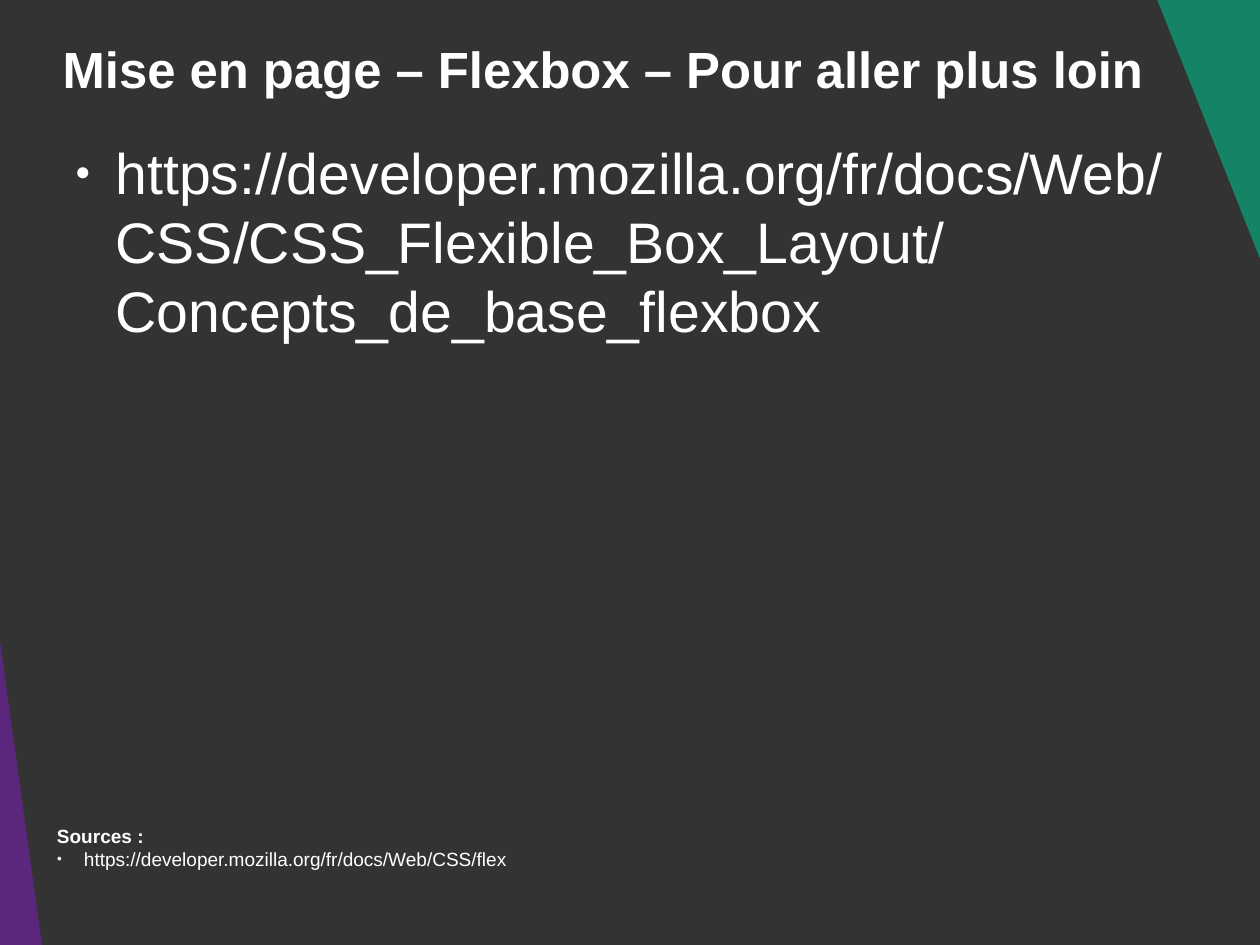
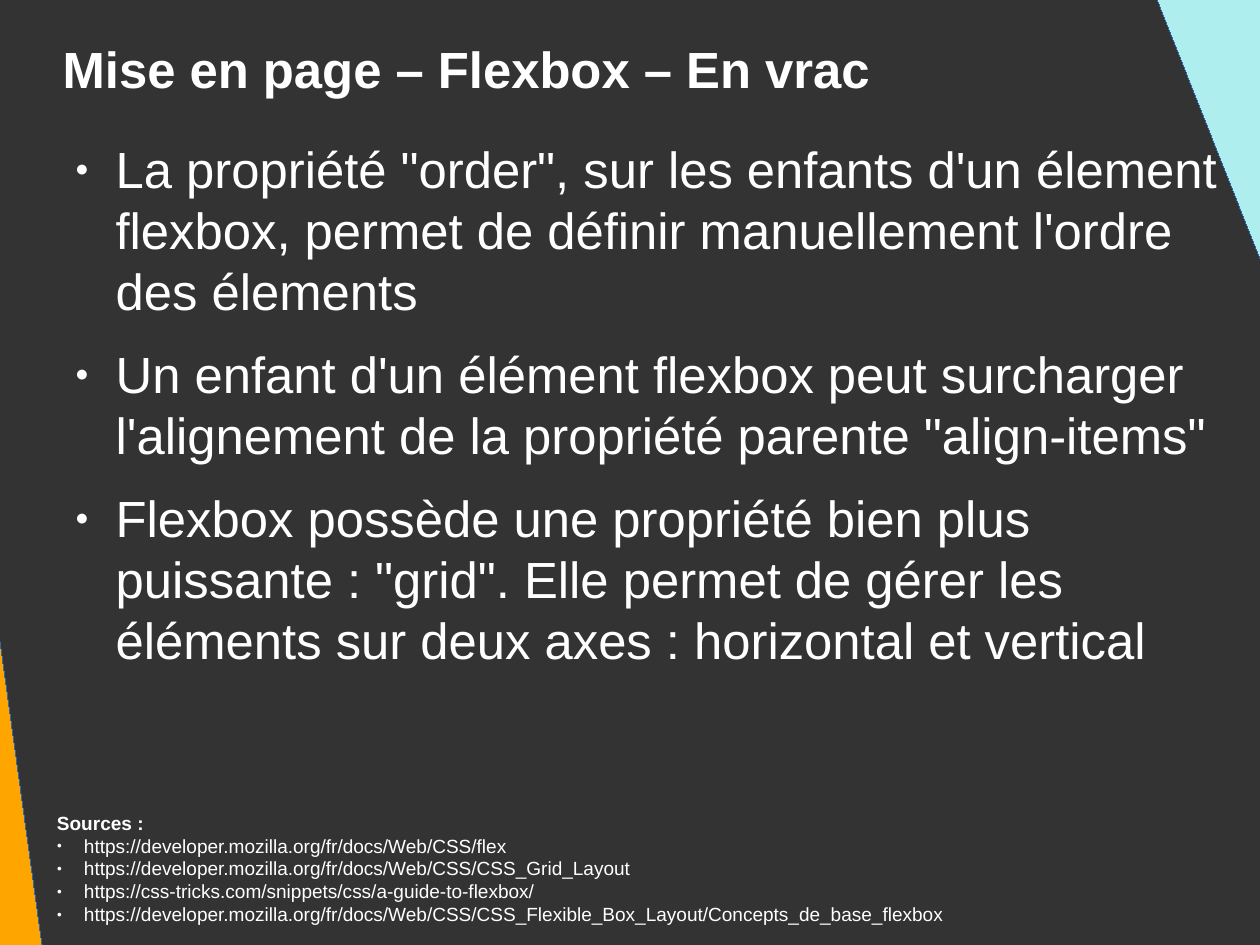
Before and after one commit to DanYellow/presentations, a slide deck: slide 115 of mmi/html/travaux-pratiques/numero-2/presentation.odp (slide 109 before the commit). Drawn at 1260x945 pixels with LibreOffice and Linux fonts; fonts in the diff are those of the drawing. Boxes give left, top, right and bottom in pixels: in the first picture for what was removed or moved away, otherwise in the second. Text is boxed around its words. In the diff, an @@ line names an element or a change of style, - is before the commit and + after.

```diff
--- a/mmi/html/travaux-pratiques/numero-2/presentation.odp
+++ b/mmi/html/travaux-pratiques/numero-2/presentation.odp
@@ right triangle at <box>1143,0,1260,453</box>: fill #158466 to #AFEEEE; outline none to #3465A4 0 pt @@
@@ title at <box>63,51,869,98</box>: text changed @@
-Mise en page – Flexbox – Pour aller plus loin
+Mise en page – Flexbox – En vrac
@@ right triangle at <box>0,146,46,945</box>: fill #5B277D to #FFA500; outline none to #3465A4 0 pt @@
@@ text added at <box>116,148,1217,660</box>, 32 pt, text #FFFFFF @@
+● La propriété "order", sur les enfants d'un élement flexbox, permet de définir manuellement l'ordre des élements
+● Un enfant d'un élément flexbox peut surcharger l'alignement de la propriété parente "align-items"
+● Flexbox possède une propriété bien plus puissante : "grid". Elle permet de gérer les éléments sur deux axes : horizontal et vertical
@@ text removed at <box>116,152,1162,342</box> @@
-● https://developer.mozilla.org/fr/docs/Web/CSS/CSS_Flexible_Box_Layout/Concepts_de_base_flexbox
@@ text "Sources :": place and size @@
-text "Sources :" at <box>57,829,506,870</box>
+text "Sources :" at <box>57,816,943,925</box>
@@ text at <box>84,861,943,925</box>: paragraphs added @@
+● https://developer.mozilla.org/fr/docs/Web/CSS/CSS_Grid_Layout
+● https://css-tricks.com/snippets/css/a-guide-to-flexbox/
+● https://developer.mozilla.org/fr/docs/Web/CSS/CSS_Flexible_Box_Layout/Concepts_de_base_flexbox
```
Also in this commit, not shown: 1 other slide changed, 6 slides added, 4 other files.
